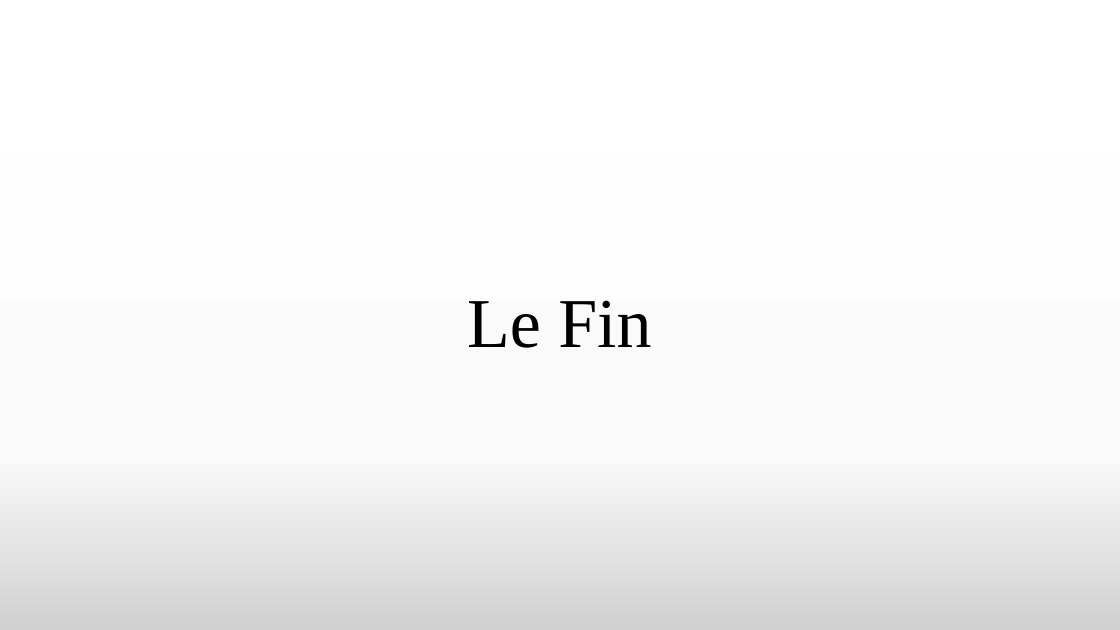
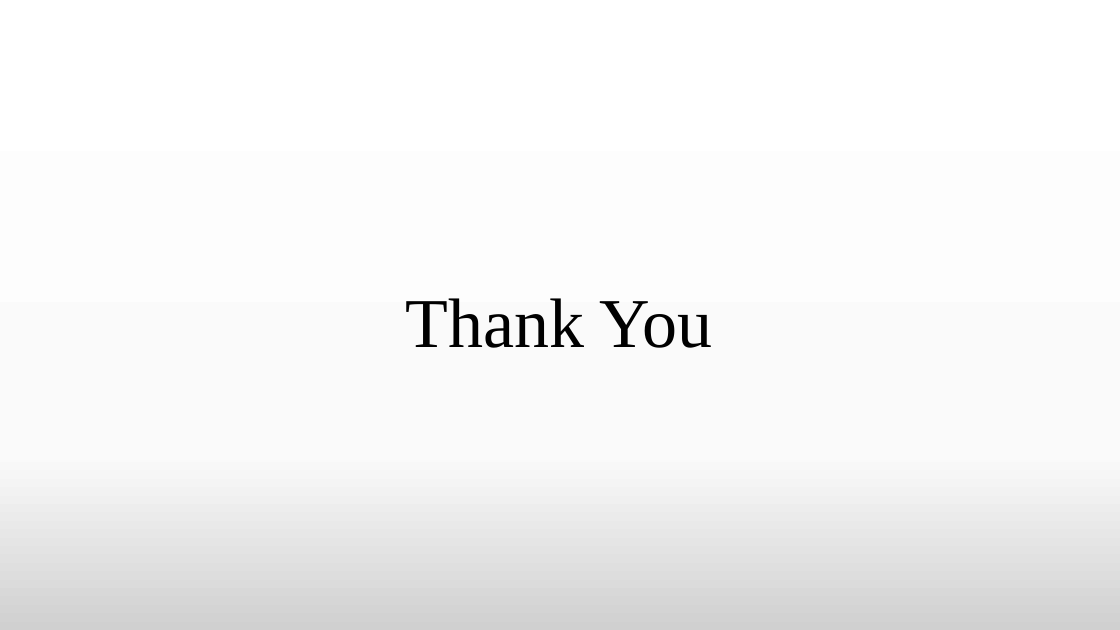
Before and after one commit to TheAnonymousMan/local-language-recognition-gcelt-class-2021, a slide deck: slide 24 of Documentation/4th Year Project Presentation.pptx. Drawn at 1120x630 pixels with LibreOffice and Linux fonts; fonts in the diff are those of the drawing. Boxes give left, top, right and bottom in pixels: in the first picture for what was removed or moved away, otherwise in the second. Text is boxed around its words. In the diff, an @@ line names an element or a change of style, - is before the commit and + after.

```diff
--- a/Documentation/4th Year Project Presentation.pptx
+++ b/Documentation/4th Year Project Presentation.pptx
@@ title at [406,298,713,348]: text changed @@
-Le Fin
+Thank You
```
